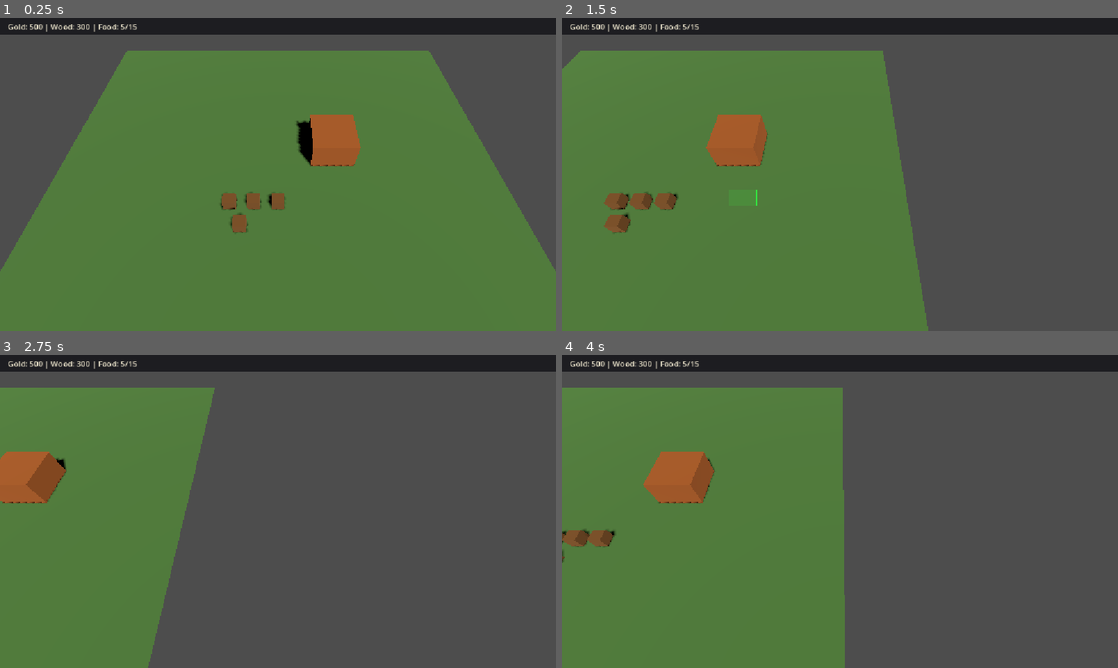
Above: before the commit, frames 1-4 (two rows, left to right).
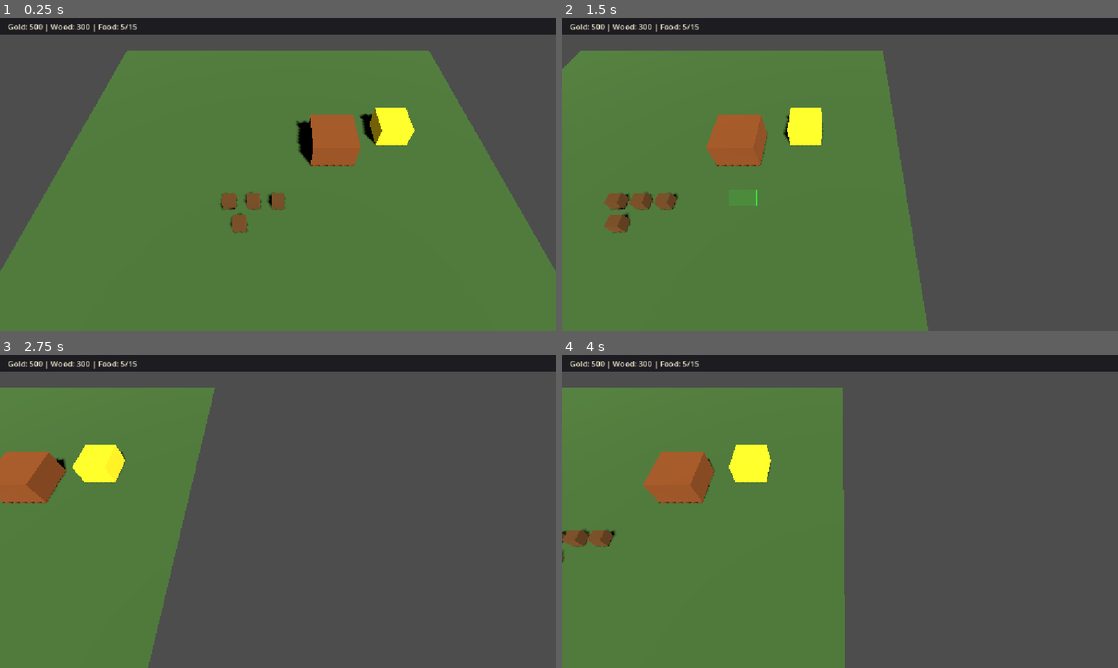
Above: after the commit, the same moments.

Repository: nplvkntx/endless-battle
Game: Godot game, scene res://scenes/main.tscn
The game is run twice, just before and just after one commit, with the same random seed, the same clock (stepped at 60 frames per second) and the same inputs.
Inputs (mouse positions are in pixels of both pictures, inside the frame that each line leads up to):
- Up to frame 1 (0.25 s): no input
- Up to frame 2 (1.5 s): tap Enter at 0.5 s; move the mouse to (962, 158) at 0.52 s; hold Right (ui_right) 0.53-1.25 s; click (962, 158) at 0.67 s; drag from (728, 190) to (812, 237) at 1.27 s
- Up to frame 3 (2.75 s): tap Space at 2 s; move the mouse to (333, 442) at 2.02 s; hold Right (ui_right) from 2.03 s (still down)
- Up to frame 4 (4 s): release Right (ui_right) at 2.75 s; drag from (812, 574) to (673, 464) at 2.77 s; move the mouse to (1006, 558) at 3.52 s; hold Left (ui_left) from 3.53 s (still down)

The runs differ from the first frame. In frame 1, 0.9% of the frame differs, in the area x 64-75%, y 28-41%; in frame 2, 0.8%; in frame 3, 0.9%; in frame 4, 0.8%.

Commit message:
TASK-014 Gold mine placeholder

Diff:
--- a/scenes/main.tscn
+++ b/scenes/main.tscn
@@ -6,6 +6,7 @@
 [ext_resource type="Script" path="res://scripts/ui/selection_box.gd" id="6_selection_box"]
 [ext_resource type="Script" path="res://scripts/ui/resource_bar.gd" id="7_resource_bar"]
 [ext_resource type="PackedScene" path="res://scenes/units/worker.tscn" id="4_worker"]
+[ext_resource type="PackedScene" path="res://scenes/resources/gold_mine.tscn" id="8_gold_mine"]
 
 [sub_resource type="StyleBoxFlat" id="StyleBoxFlat_resource_bar"]
 bg_color = Color(0.08, 0.08, 0.1, 0.85)
@@ -105,3 +106,6 @@
 
 [node name="CollisionShape3D" type="CollisionShape3D" parent="CommandCenter"]
 shape = SubResource("BoxShape3D_command_center")
+
+[node name="GoldMine" parent="." instance=ExtResource("8_gold_mine")]
+transform = Transform3D(1, 0, 0, 0, 1, 0, 0, 0, 1, 11, 1, -5)
--- /dev/null
+++ b/scenes/resources/gold_mine.tscn
@@ -0,0 +1,21 @@
+[gd_scene load_steps=4 format=3 uid="uid://bqm8goldmine01"]
+
+[sub_resource type="StandardMaterial3D" id="StandardMaterial3D_gold"]
+albedo_color = Color(0.95, 0.82, 0.12, 1)
+emission_enabled = true
+emission = Color(0.45, 0.38, 0.05, 1)
+
+[sub_resource type="BoxMesh" id="BoxMesh_gold_mine"]
+size = Vector3(3, 2, 3)
+
+[sub_resource type="BoxShape3D" id="BoxShape3D_gold_mine"]
+size = Vector3(3, 2, 3)
+
+[node name="GoldMine" type="StaticBody3D" groups=["resource_nodes"]]
+
+[node name="MeshInstance3D" type="MeshInstance3D" parent="."]
+mesh = SubResource("BoxMesh_gold_mine")
+surface_material_override/0 = SubResource("StandardMaterial3D_gold")
+
+[node name="CollisionShape3D" type="CollisionShape3D" parent="."]
+shape = SubResource("BoxShape3D_gold_mine")
